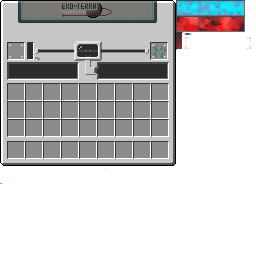
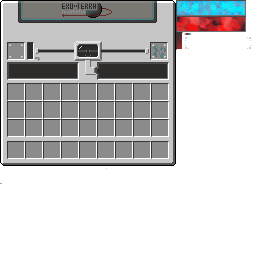
Two versions of the same layered image (256 × 256). Layer-by-layer changes:
painted on "Meters" over [177, 0, 246, 32]
